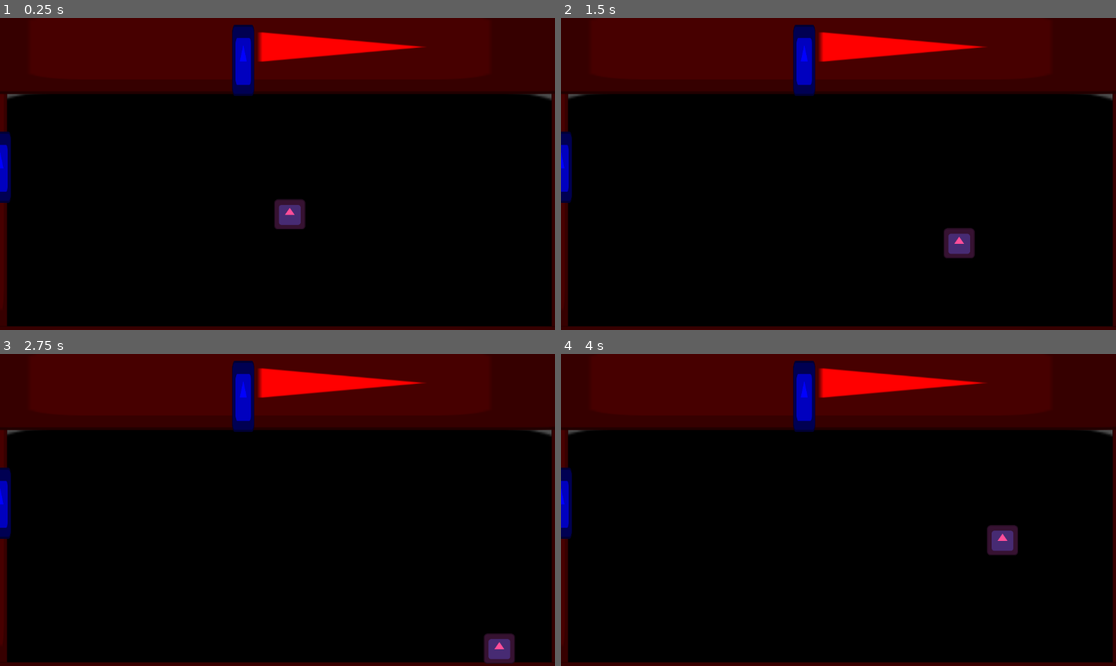
Above: before the commit, frames 1-4 (two rows, left to right).
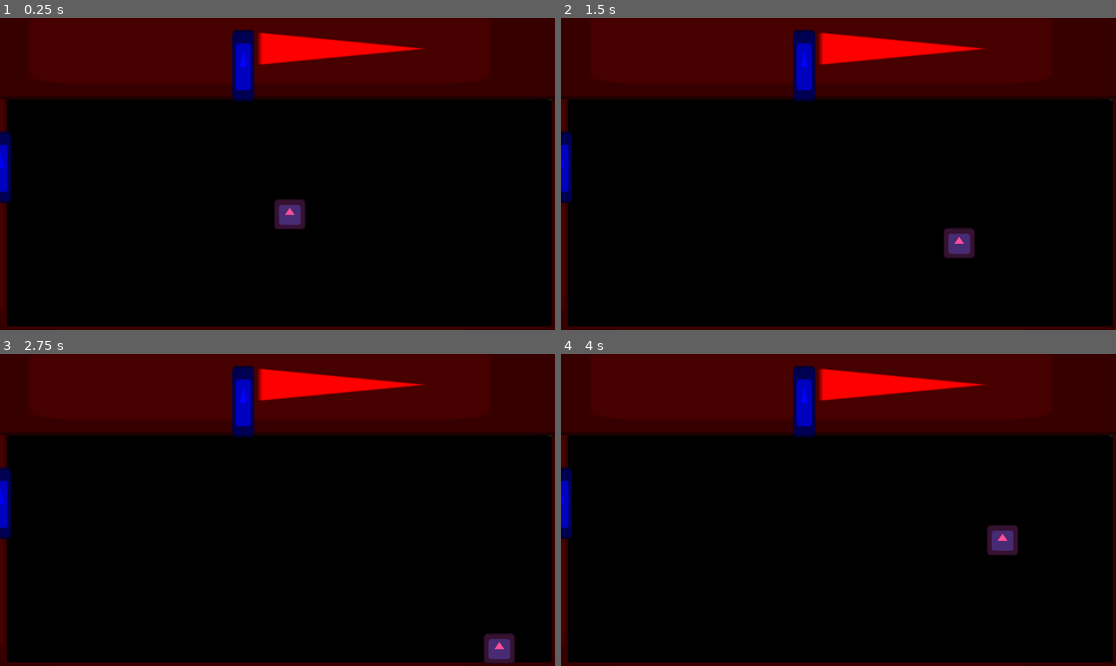
Above: after the commit, the same moments.

Repository: Txavieroliva/Exorcits_Crafting_Souls
Game: Godot game, scene res://scenes/scenery/casa_1/habitaciones/habitacion_1.tscn
The game is run twice, just before and just after one commit, with the same random seed, the same clock (stepped at 60 frames per second) and the same inputs. Before the commit the project starts from res://scenes/scenery/casa_1/habitaciones/habitación_1.tscn. The engine's default icon, where the game draws it, is replaced by a stand-in: a white triangle on a blue panel in a dark square.
Inputs:
- Up to frame 1 (0.25 s): no input
- Up to frame 2 (1.5 s): tap Enter at 0.5 s; hold Right (ui_right) 0.53-1.28 s; hold Down (ui_down) from 1.28 s (still down)
- Up to frame 3 (2.75 s): release Down (ui_down) at 2.03 s; hold Right (ui_right) from 2.03 s (still down)
- Up to frame 4 (4 s): release Right (ui_right) at 2.78 s; hold Up (ui_up) 2.78-3.53 s; hold Left (ui_left) from 3.53 s (still down)

The runs differ from the first frame. In frame 1, 2.5% of the frame differs, in the area x 0-100%, y 2-27%; in frame 2, 2.5%; in frame 3, 2.5%; in frame 4, 2.5%.

Commit message:
se crea la escena habitacion_2

Diff:
--- a/project.godot
+++ b/project.godot
@@ -11,6 +11,6 @@
 [application]
 
 config/name="Exorcist: Crafting Souls"
-run/main_scene="res://scenes/scenery/casa_1/habitaciones/habitación_1.tscn"
+run/main_scene="res://scenes/scenery/casa_1/habitaciones/habitacion_1.tscn"
 config/features=PackedStringArray("4.2", "Forward Plus")
 config/icon="res://icon.svg"
--- a/scenes/scenery/casa_1/habitaciones/habitación_1.tscn
+++ b/scenes/scenery/casa_1/habitaciones/habitacion_1.tscn
@@ -61,9 +61,9 @@
 texture = ExtResource("1_ne0xg")
 
 [node name="limite4" type="StaticBody2D" parent="."]
-position = Vector2(562, -16)
+position = Vector2(562, 72)
 rotation = 1.5708
-scale = Vector2(1, 6.08)
+scale = Vector2(5.16, 6.08)
 
 [node name="CollisionShape2D" type="CollisionShape2D" parent="limite4"]
 position = Vector2(0.5, 0.5)
@@ -71,8 +71,8 @@
 
 [node name="Sprite2D" type="Sprite2D" parent="limite4/CollisionShape2D"]
 modulate = Color(1, 0, 0, 1)
-position = Vector2(75.6952, -0.5)
-scale = Vector2(1.5343, 1.875)
+position = Vector2(-2.08652, -0.5)
+scale = Vector2(0.318961, 1.875)
 texture = ExtResource("1_ne0xg")
 
 [node name="Puerta" type="StaticBody2D" parent="."]
@@ -88,7 +88,7 @@
 shape = SubResource("RectangleShape2D_e2o6a")
 
 [node name="Puerta2" type="StaticBody2D" parent="."]
-position = Vector2(505, 88)
+position = Vector2(505, 99)
 
 [node name="Sprite2D" type="Sprite2D" parent="Puerta2"]
 modulate = Color(0, 0, 1, 1)
--- /dev/null
+++ b/scenes/scenery/casa_1/habitaciones/habitacion_2.tscn
@@ -0,0 +1,3 @@
+[gd_scene format=3 uid="uid://5mfw38txtgmu"]
+
+[node name="Habitacion2" type="Node2D"]
